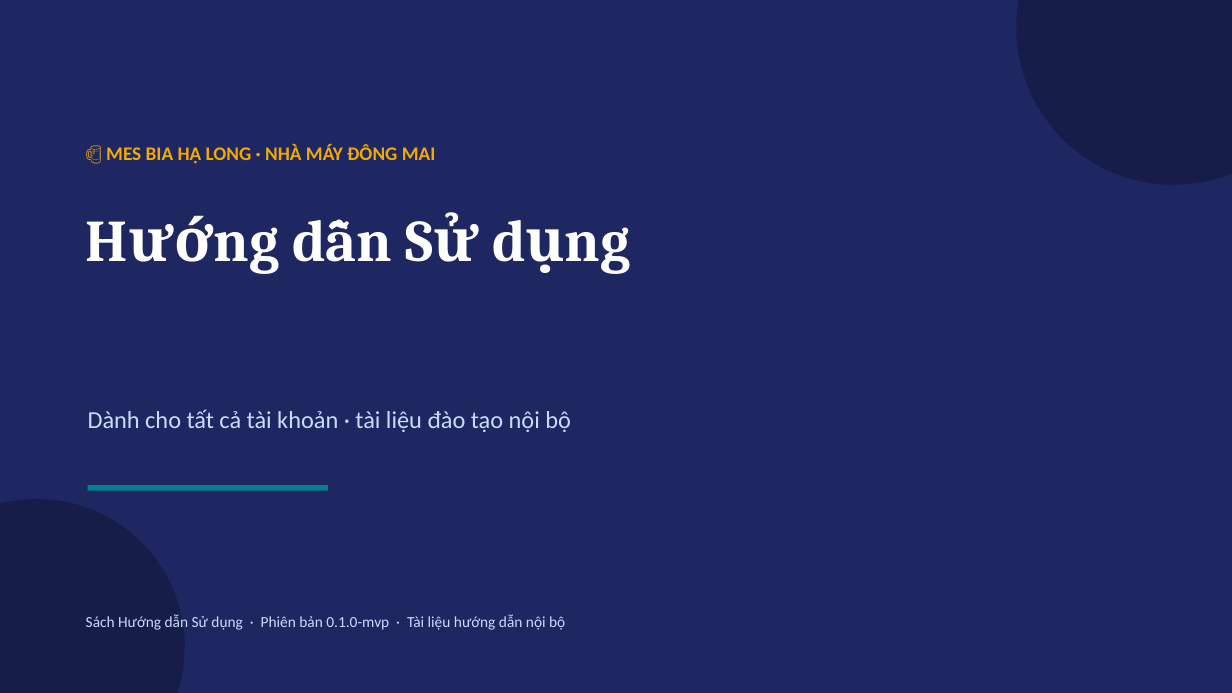
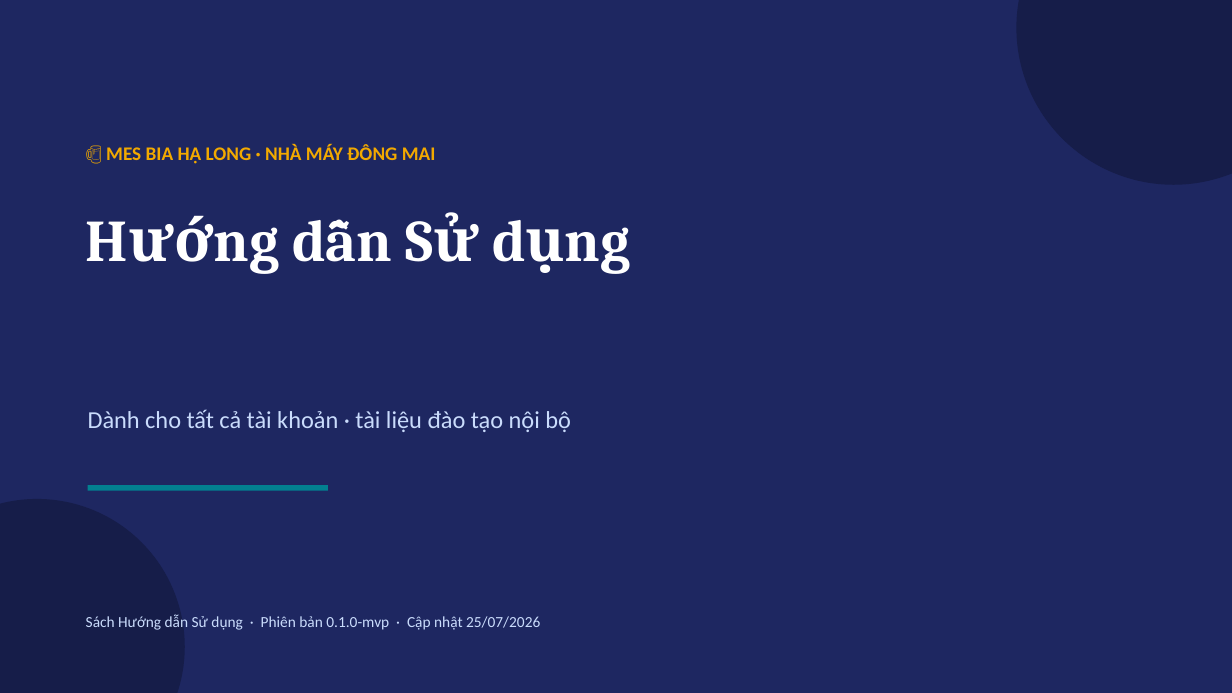
Before and after one commit to GiangdtHLB/HLBMES, a slide deck: slide 1 of docs/MES-HuongDanSuDung.pptx. Drawn at 1232x693 pixels with LibreOffice and Linux fonts; fonts in the diff are those of the drawing. Boxes give left, top, right and bottom in pixels: in the first picture for what was removed or moved away, otherwise in the second. Text is boxed around its words. In the diff, an @@ line names an element or a change of style, - is before the commit and + after.

```diff
--- a/docs/MES-HuongDanSuDung.pptx
+++ b/docs/MES-HuongDanSuDung.pptx
@@ text at [86, 614, 540, 630]: text changed @@
-Sách Hướng dẫn Sử dụng · Phiên bản 0.1.0-mvp · Tài liệu hướng dẫn nội bộ
+Sách Hướng dẫn Sử dụng · Phiên bản 0.1.0-mvp · Cập nhật 25/07/2026
```
Also in this commit, not shown: 1 other slide changed, 34 other files.
